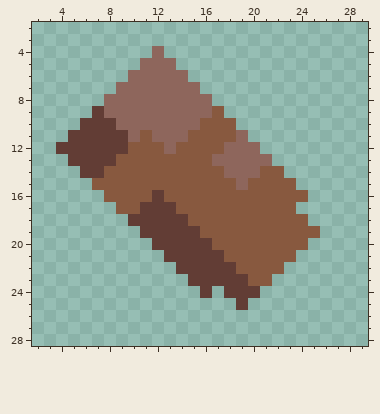
Pixel-art sprite, stored at sprites/items/item-a-4.png. That is the earlier state.
The file is 32x32 pixels. Shown: x 2..29, y 2..28.
Once edited:
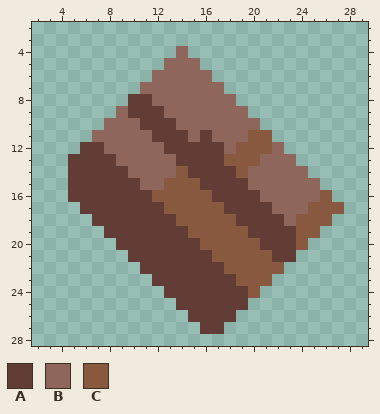
Palette (. is transparent): A #623d35  B #8e665c  C #88593f
Change:
Changed rows in their new state; - is an unchanged pixel.
first column x 4:
 4 --------.-B-------------
 5 -------..-BB------------
 6 ------..---BB-----------
 7 -----..-----BB----------
 8 ----..AA-----BB---------
 9 ---..-AAA----BBB--------
10 --..B--AAA--BBBBB-------
11 -..BBB-BAAABABB-CC------
12 ..--BBBBBAAAAA-CCCB-----
13 -----BBBBBAAAACCC-BB----
14 -A--AABBBB-AAAAC-BBBB---
15 -AAAAAABB---AAAABBBBBB--
16 -AAAAAAAC----AAAABBBBBC-
17 --AAAAA--C----AAAABBBCCC
18 ---AAA----C----AAAAB-CC-
19 ----AAA----C----AAAA----
20 -----AAA----C----AAA----
21 ------AAA----C----AA----
22 -------AAA----C---------
23 --------AAA----C--------
24 ---------AAA-A--C-------
25 ----------AAAAA---------
26 -----------AAAA---------
27 ------------AA----------
Changed places in both pictures, as pixel boxes (x1, y1, x2, y2):
changed: (56, 46, 344, 334)
